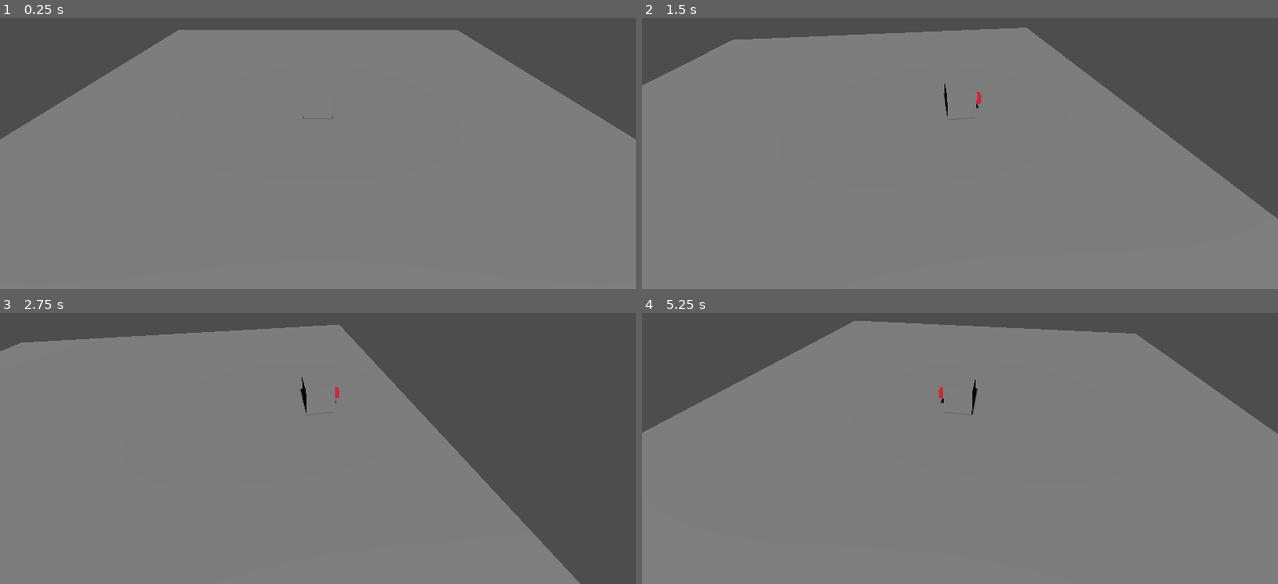
Above: before the commit, frames 1-4 (two rows, left to right).
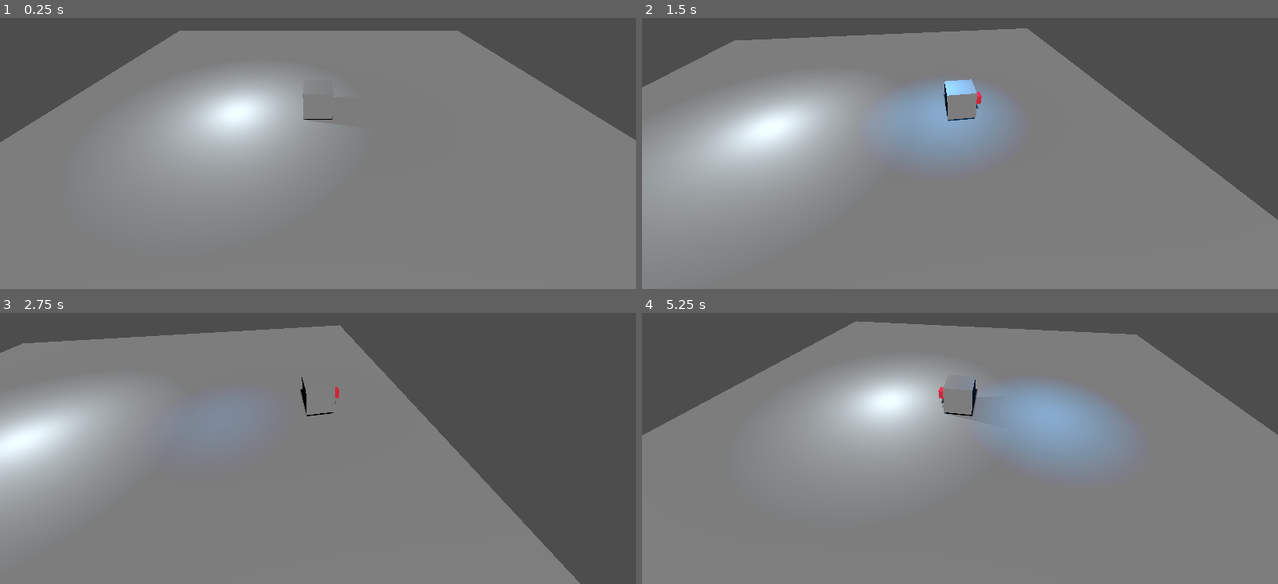
Above: after the commit, the same moments.

Repository: iandifilippo/Taller-4---Hielo-Fino
Game: Godot game, scene res://mundo.tscn
Same seed, same stepped clock (60 frames per second), same inputs: the game is played once before the commit and once after it.
Inputs:
- Up to frame 1 (0.25 s): no input
- Up to frame 2 (1.5 s): tap Enter at 0.5 s; hold D 0.53-1.28 s; tap T at 0.6, 1.35 s; hold Down from 1.28 s (still down)
- Up to frame 3 (2.75 s): release Down at 2.03 s; hold D from 2.03 s (still down); hold E from 2.03 s (still down); tap T at 2.3 s
- Up to frame 4 (5.25 s): release D at 2.78 s; release E at 2.78 s; hold Up 2.78-3.53 s; tap T at 2.85, 3.6, 4.55, 5.1 s; hold A 3.53-5.03 s; tap E at 4.35 s; hold Down from 5.03 s (still down)

The runs differ from the first frame. In frame 1, 10% of the frame differs, in the area x 0-100%, y 4-64%; in frame 2, 19%, in the area x 0-100%, y 3-76%; in frame 3, 8.6%; in frame 4, 15%.

Commit message:
Avance del taller 4
Nivel 1 - luz_parpadeante.gd:  se agrega esta parte de la tarea ademas de Nivel 2 - disparador.gd y sistema_eventos.gd:

Diff:
--- /dev/null
+++ b/disparador.gd
@@ -0,0 +1,26 @@
+class_name Disparador
+extends Area3D
+## Tarea B, nivel 2. Representa una mecánica mientras no existe: avisa con una señal.
+## En Hielo Fino: "una casilla se rompe al salir". No conoce ninguna luz.
+
+signal evento(posicion: Vector3)
+
+@export var tecla := KEY_T
+@export var que_representa := "una casilla se rompe al salir"
+
+var antes := false
+
+
+func _enter_tree() -> void:
+	add_to_group("disparadores")   # el grupo que escucha SistemaEventos
+
+
+func _ready() -> void:
+	body_entered.connect(func(_cuerpo: Node3D) -> void: evento.emit(global_position))
+
+
+func _physics_process(_delta: float) -> void:
+	var ahora := Input.is_key_pressed(tecla)
+	if ahora and not antes:
+		evento.emit(global_position)
+	antes = ahora
--- /dev/null
+++ b/luz_parpadeante.gd
@@ -0,0 +1,30 @@
+class_name LuzParpadeante
+extends OmniLight3D
+## Tarea B, nivel 1. Luz con vida: parpadea con ruido suave (no con randf).
+## En Hielo Fino: el reflejo de la luna en el agua (base 1.5, amplitud 0.4, ruido lento).
+
+@export var energia_base := 2.0
+@export var amplitud := 0.3        # 0.3 = sube o baja hasta un 30 %
+@export var velocidad := 4.0       # qué tan rápido recorre el ruido
+@export var semilla := 7
+@export var imprimir_pruebas := false
+
+var ruido := FastNoiseLite.new()
+var t := 0.0
+
+
+func _ready() -> void:
+	ruido.seed = semilla
+	ruido.frequency = 1.0   # sin esto casi no cambia (viene en 0.01)
+	if imprimir_pruebas:
+		print(energia(2.0, 0.3, 1.0), " ", energia(2.0, 0.3, ruido.get_noise_1d(0.25 * 4.0)))
+
+
+func _process(delta: float) -> void:
+	t += delta
+	light_energy = energia(energia_base, amplitud, ruido.get_noise_1d(t * velocidad))
+
+
+## Función pura: energía = base × (1 + amplitud × ruido), nunca negativa.
+static func energia(base: float, amp: float, valor_ruido: float) -> float:
+	return maxf(0.0, base * (1.0 + amp * valor_ruido))
--- a/mundo.tscn
+++ b/mundo.tscn
@@ -1,18 +1,18 @@
-[gd_scene format=3]
+[gd_scene format=3 uid="uid://buako3tb5lckr"]
 
-[ext_resource type="Script" path="res://control_jugador.gd" id="1"]
-[ext_resource type="Script" path="res://lector_entrada.gd" id="2"]
-[ext_resource type="Script" path="res://motor.gd" id="3"]
-[ext_resource type="Script" path="res://orientador.gd" id="4"]
-[ext_resource type="Script" path="res://camara_seguidora.gd" id="5"]
-[ext_resource type="Script" path="res://empujador.gd" id="empujador"]
-[ext_resource type="Script" path="res://agarrador.gd" id="agarrador"]
+[ext_resource type="Script" uid="uid://c3u4twpiiqet3" path="res://control_jugador.gd" id="1"]
+[ext_resource type="Script" uid="uid://caegrbtqadnhh" path="res://lector_entrada.gd" id="2"]
+[ext_resource type="Script" uid="uid://bnis8f1i0v1te" path="res://motor.gd" id="3"]
+[ext_resource type="Script" uid="uid://p1w2w2u0rxuy" path="res://orientador.gd" id="4"]
+[ext_resource type="Script" uid="uid://b70v78f8ujbl7" path="res://camara_seguidora.gd" id="5"]
+[ext_resource type="Script" uid="uid://b18pjmri7820" path="res://agarrador.gd" id="agarrador"]
+[ext_resource type="Script" uid="uid://dhf8qcc64s1wx" path="res://disparador.gd" id="disp"]
+[ext_resource type="Script" uid="uid://smqop0buvtrg" path="res://empujador.gd" id="empujador"]
+[ext_resource type="Script" uid="uid://cndm72dh84785" path="res://luz_parpadeante.gd" id="luz_parp"]
+[ext_resource type="Script" uid="uid://0lrqieifb565" path="res://sistema_eventos.gd" id="sist"]
 
 [sub_resource type="PlaneMesh" id="PlaneMesh_1"]
 size = Vector2(20, 20)
-
-[sub_resource type="BoxShape3D" id="JugadorForma"]
-size = Vector3(1, 0.9, 1)
 
 [sub_resource type="BoxShape3D" id="PisoForma"]
 size = Vector3(20, 0.2, 20)
@@ -25,68 +25,106 @@
 [sub_resource type="StandardMaterial3D" id="Mat_1"]
 albedo_color = Color(0.93, 0.13, 0.24, 1)
 
-[node name="Mundo" type="Node3D"]
+[sub_resource type="BoxShape3D" id="JugadorForma"]
+size = Vector3(1, 0.9, 1)
 
-[node name="Piso" type="MeshInstance3D" parent="."]
+[sub_resource type="BoxShape3D" id="DispForma"]
+
+[node name="Mundo" type="Node3D" unique_id=1639061423]
+
+[node name="Piso" type="MeshInstance3D" parent="." unique_id=559682983]
+transform = Transform3D(1, 0, 0, 0, 1, 0, 0, 0, 1, 0.05137396, -0.050769806, 0.0035395622)
 mesh = SubResource("PlaneMesh_1")
 
-[node name="PisoFisico" type="StaticBody3D" parent="."]
+[node name="PisoFisico" type="StaticBody3D" parent="." unique_id=1951377515]
 
-[node name="CollisionShape3D" type="CollisionShape3D" parent="PisoFisico"]
+[node name="CollisionShape3D" type="CollisionShape3D" parent="PisoFisico" unique_id=981140453]
 transform = Transform3D(1, 0, 0, 0, 1, 0, 0, 0, 1, 0, -0.1, 0)
 shape = SubResource("PisoForma")
 
-[node name="DirectionalLight3D" type="DirectionalLight3D" parent="."]
+[node name="DirectionalLight3D" type="DirectionalLight3D" parent="." unique_id=1463993584]
 transform = Transform3D(1, 0, 0, 0, 0.707107, 0.707107, 0, -0.707107, 0.707107, 0, 4, 0)
 shadow_enabled = true
 
-[node name="Jugador" type="CharacterBody3D" parent="."]
+[node name="Jugador" type="CharacterBody3D" parent="." unique_id=1043251843]
 collision_layer = 8
 collision_mask = 3
 motion_mode = 1
 script = ExtResource("1")
 
-[node name="Modelo" type="Node3D" parent="Jugador"]
+[node name="Modelo" type="Node3D" parent="Jugador" unique_id=815010960]
 
-[node name="Cuerpo" type="MeshInstance3D" parent="Jugador/Modelo"]
+[node name="Cuerpo" type="MeshInstance3D" parent="Jugador/Modelo" unique_id=500847542]
 transform = Transform3D(1, 0, 0, 0, 1, 0, 0, 0, 1, 0, 0.5, 0)
 mesh = SubResource("BoxMesh_1")
 
-[node name="Nariz" type="MeshInstance3D" parent="Jugador/Modelo"]
+[node name="Nariz" type="MeshInstance3D" parent="Jugador/Modelo" unique_id=1944800369]
 transform = Transform3D(1, 0, 0, 0, 1, 0, 0, 0, 1, 0, 0.5, -0.6)
 mesh = SubResource("BoxMesh_2")
 surface_material_override/0 = SubResource("Mat_1")
 
+[node name="Mano" type="Marker3D" parent="Jugador/Modelo" unique_id=1808196467]
+transform = Transform3D(1, 0, 0, 0, 1, 0, 0, 0, 1, 0, 1, -1)
 
-[node name="LectorEntrada" type="Node" parent="Jugador"]
+[node name="LectorEntrada" type="Node" parent="Jugador" unique_id=575684071]
 script = ExtResource("2")
 
-[node name="Motor" type="Node" parent="Jugador"]
+[node name="Motor" type="Node" parent="Jugador" unique_id=1422291373]
 script = ExtResource("3")
 
-[node name="Orientador" type="Node" parent="Jugador" node_paths=PackedStringArray("modelo")]
+[node name="Orientador" type="Node" parent="Jugador" unique_id=1064757674 node_paths=PackedStringArray("modelo")]
 script = ExtResource("4")
 modelo = NodePath("../Modelo")
 
-[node name="Camera3D" type="Camera3D" parent="." node_paths=PackedStringArray("objetivo", "motor")]
+[node name="CollisionShape3D" type="CollisionShape3D" parent="Jugador" unique_id=2085850251]
+transform = Transform3D(1, 0, 0, 0, 1, 0, 0, 0, 1, 0, 0.5, 0)
+shape = SubResource("JugadorForma")
+
+[node name="Empujador" type="Node" parent="Jugador" unique_id=2050347922]
+script = ExtResource("empujador")
+
+[node name="Agarrador" type="Node3D" parent="Jugador" unique_id=690855336 node_paths=PackedStringArray("modelo", "mano")]
+transform = Transform3D(1, 0, 0, 0, 1, 0, 0, 0, 1, 0, 0.5, 0)
+script = ExtResource("agarrador")
+modelo = NodePath("../Modelo")
+mano = NodePath("../Modelo/Mano")
+
+[node name="Camera3D" type="Camera3D" parent="." unique_id=1768916684 node_paths=PackedStringArray("objetivo", "motor")]
+process_priority = 10
 transform = Transform3D(1, 0, 0, 0, 0.819152, 0.573576, 0, -0.573576, 0.819152, 0, 5, 7)
-process_priority = 10
 script = ExtResource("5")
 objetivo = NodePath("../Jugador")
 motor = NodePath("../Jugador/Motor")
 
-[node name="CollisionShape3D" type="CollisionShape3D" parent="Jugador"]
-transform = Transform3D(1, 0, 0, 0, 1, 0, 0, 0, 1, 0, 0.5, 0)
-shape = SubResource("JugadorForma")
+[node name="ReflejoLuna" type="OmniLight3D" parent="." unique_id=1552807795]
+transform = Transform3D(1, 0, 0, 0, 1, 0, 0, 0, 1, -3, 1.2, 0)
+light_color = Color(0.8118, 0.9098, 0.9686, 1)
+light_energy = 1.5
+shadow_enabled = true
+omni_range = 6.0
+omni_attenuation = 2.0
+script = ExtResource("luz_parp")
+energia_base = 1.5
+amplitud = 0.4
+velocidad = 0.5
 
-[node name="Empujador" type="Node" parent="Jugador"]
-script = ExtResource("empujador")
+[node name="Disparador" type="Area3D" parent="." unique_id=567154639]
+transform = Transform3D(1, 0, 0, 0, 1, 0, 0, 0, 1, 3, 0.5, 0)
+collision_layer = 0
+collision_mask = 8
+script = ExtResource("disp")
 
-[node name="Mano" type="Marker3D" parent="Jugador/Modelo"]
-transform = Transform3D(1, 0, 0, 0, 1, 0, 0, 0, 1, 0, 1, -1)
+[node name="CollisionShape3D" type="CollisionShape3D" parent="Disparador" unique_id=393288944]
+transform = Transform3D(1, 0, 0, 0, 1, 0, 0, 0, 1, -4.7263546, 0, 0)
+shape = SubResource("DispForma")
 
-[node name="Agarrador" type="Node3D" parent="Jugador" node_paths=PackedStringArray("modelo", "mano")]
-transform = Transform3D(1, 0, 0, 0, 1, 0, 0, 0, 1, 0, 0.5, 0)
-script = ExtResource("agarrador")
-modelo = NodePath("../Modelo")
-mano = NodePath("../Modelo/Mano")
+[node name="LuzEvento" type="OmniLight3D" parent="." unique_id=460574790]
+transform = Transform3D(1, 0, 0, 0, 1, 0, 0, 0, 1, 3, 1.5, 0)
+light_color = Color(0.1804, 0.5255, 0.8706, 1)
+light_energy = 0.0
+omni_range = 4.0
+omni_attenuation = 2.0
+
+[node name="SistemaEventos" type="Node" parent="." unique_id=423399436 node_paths=PackedStringArray("luz_evento")]
+script = ExtResource("sist")
+luz_evento = NodePath("../LuzEvento")
--- a/project.godot
+++ b/project.godot
@@ -10,7 +10,7 @@
 
 [application]
 
-config/name="Hielo Fino"
+config/name="Taller 4 Hielo Fino Main Tarea B (1)"
 run/main_scene="res://mundo.tscn"
 config/features=PackedStringArray("4.7", "GL Compatibility")
 
--- /dev/null
+++ b/sistema_eventos.gd
@@ -0,0 +1,44 @@
+class_name SistemaEventos
+extends Node
+## Tarea B, niveles 2 y 3. Hace que las luces respondan al juego.
+## Escucha a todo el grupo "disparadores" sin saber qué mecánica es cada uno.
+
+@export var luz_evento: OmniLight3D
+@export var pico_destello := 4.0
+@export var k_destello := 6.0      # 1/s: qué tan rápido se apaga (a 0.5 s queda < 5 %)
+
+# Nivel 3: una luz que sigue una variable (0 a 1) del juego.
+@export var luz_variable: Light3D
+@export var color_bajo := Color(0.5, 0.8, 1.0)
+@export var color_alto := Color(1.0, 0.2, 0.2)
+@export var k_variable := 4.0
+var variable := 0.0   # volteos gastados / par (la pone el juego, o una tecla de prueba)
+
+
+func _ready() -> void:
+	for d in get_tree().get_nodes_in_group("disparadores"):
+		d.evento.connect(_on_evento)
+	luz_evento.light_energy = 0.0
+
+
+func _process(delta: float) -> void:
+	luz_evento.light_energy = decaer(luz_evento.light_energy, 0.0, k_destello, delta)
+	if luz_variable != null:
+		if Input.is_key_pressed(KEY_UP):
+			variable = minf(1.0, variable + delta * 0.5)
+		if Input.is_key_pressed(KEY_DOWN):
+			variable = maxf(0.0, variable - delta * 0.5)
+		var v := clampf(variable, 0.0, 1.0)
+		luz_variable.light_color = color_bajo.lerp(color_alto, v)
+		luz_variable.light_energy = decaer(luz_variable.light_energy, 1.0 + 3.0 * v, k_variable, delta)
+
+
+func _on_evento(posicion: Vector3) -> void:
+	luz_evento.global_position = posicion + Vector3.UP * 1.5
+	luz_evento.light_energy = pico_destello
+
+
+## Función pura: el número "actual" persigue a "base" con el alpha exponencial del Taller 2.
+static func decaer(actual: float, base: float, k: float, dt: float) -> float:
+	var alpha := CamaraSeguidora.alpha_exponencial(k, dt)
+	return actual + (base - actual) * alpha
Not shown, added: disparador.gd.uid
Not shown, added: luz_parpadeante.gd.uid
Not shown, added: sistema_eventos.gd.uid
